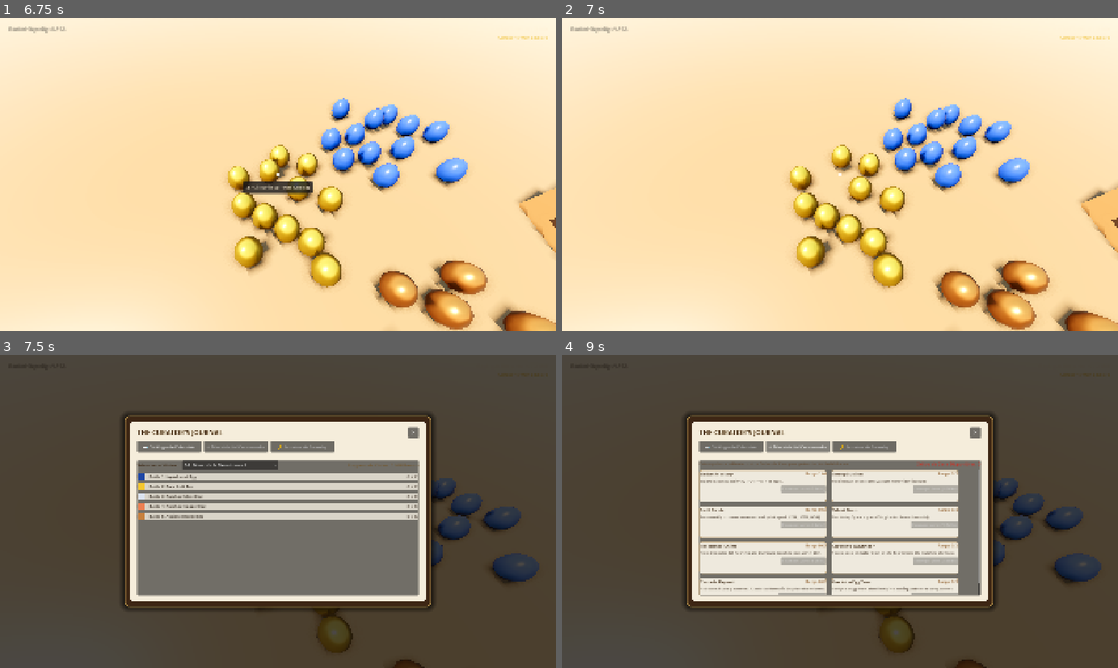
Above: before the commit, frames 1-4 (two rows, left to right).
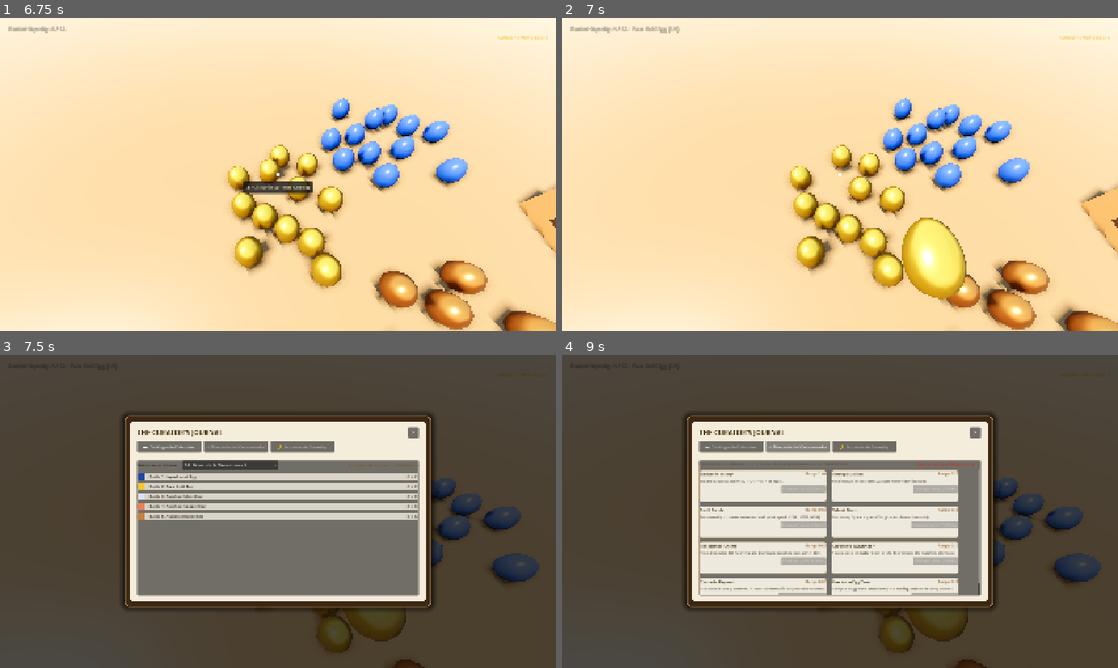
Above: after the commit, the same moments.

Repository: JS-Marinn/the-grand-eggsposition
Game: Godot game, scene res://scenes/ui/main_menu.tscn
Two runs of this game, one before a commit and one after it. Both use one fixed random seed, a clock stepped at 60 frames per second and the inputs below.
Inputs (mouse positions are in pixels of both pictures, inside the frame that each line leads up to):
- Up to frame 1 (6.75 s): click "Play Boutique" at 0.5 s; tap Enter at 1.25, 4.25 s; move the mouse to (305, 174) at 1.27 s; press the mouse at (305, 174) at 1.28 s; hold W (move_forward) 1.28-2.75 s; tap Space at 1.52, 1.82, 2.27, 2.57, 3.5, 4.52, 4.82, 5.27, 5.57, 6.02, 6.32, 6.5 s; move the mouse to (250, 174) at 2.02 s; release the mouse at (250, 174) at 2.03 s; tap Tab (open_journal) at 2.1 s; click (250, 174) at 2.17 s; click "✕" at 2.75 s; move the mouse to (289, 168) at 3.52 s; hold Q (resonance_chime) 3.53-4.28 s; hold W (move_forward) from 3.53 s (still down); click (289, 168) at 3.67 s; move the mouse to (272, 180) at 4.27 s; tap Shift (sprint) at 4.35 s; click (272, 180) at 4.42 s; move the mouse to (316, 177) at 5.02 s; hold G (wayfinder_guidance) 5.03-5.78 s; click (316, 177) at 5.17 s; move the mouse to (233, 171) at 5.77 s; tap V at 5.85 s; click (233, 171) at 5.92 s; move the mouse to (283, 174) at 6.52 s; press the mouse at (283, 174) at 6.53 s
- Up to frame 2 (7 s): keep holding W (move_forward)
- Up to frame 3 (7.5 s): move the mouse to (255, 505) at 7.27 s; release W (move_forward) at 7.28 s; release the mouse at (255, 505) at 7.28 s; hold D (move_right) from 7.28 s (still down); tap Tab (open_journal) at 7.35 s; click (255, 505) at 7.42 s
- Up to frame 4 (9 s): tap Space at 7.52, 7.82 s; release D (move_right) at 8 s; click "📖 Catálogo de Colección" at 8 s; click "⚜ Maestría del Conservador" at 8.75 s

Frame 1 is identical in both runs. In frame 2, 2.4% of the frame differs, in the area x 12-73%, y 2-90%; in frame 3, 0.5%; in frame 4, 0.5%.

Commit message:
feat(player): add first-person held egg viewmodel with mouse wheel cycling and ASMR feedback

Diff:
--- a/scenes/player/player.tscn
+++ b/scenes/player/player.tscn
@@ -25,3 +25,10 @@
 collision_mask = 7
 collide_with_areas = true
 collide_with_bodies = true
+
+[node name="HeldEggRoot" type="Node3D" parent="Camera3D"]
+transform = Transform3D(0.610775, -0.063857, -0.213201, 0.084795, 0.638424, 0.051659, 0.205934, -0.076295, 0.612142, 0.24, -0.22, -0.48)
+visible = false
+
+[node name="HeldEggMesh" type="MeshInstance3D" parent="Camera3D/HeldEggRoot"]
+cast_shadow = 0
--- a/scripts/player/player_controller.gd
+++ b/scripts/player/player_controller.gd
@@ -33,10 +33,25 @@
 var _bob_phase: float = 0.0
 const ACCELERATION: float = 14.0
 const DECELERATION: float = 11.0
+const BASE_EGG_MESH: Mesh = preload("res://assets/models/baseegg_mesh.tres")
 var _current_hologram_showcase: ShowcaseUnit = null
+
+# First-person held egg viewmodel
+var held_egg_root: Node3D = null
+var held_egg_mesh: MeshInstance3D = null
+var held_egg_custom_instance: Node3D = null
+var selected_held_index: int = 0
+var _held_egg_target_pos: Vector3 = Vector3(0.24, -0.22, -0.48)
+var _held_egg_target_rot: Vector3 = Vector3(deg_to_rad(-8.0), deg_to_rad(-20.0), deg_to_rad(6.0))
+var _held_egg_base_scale: Vector3 = Vector3(0.65, 0.65, 0.65)
+var _held_egg_tween: Tween = null
 
 func _ready() -> void:
 	_setup_camera_and_raycast()
+	_setup_held_egg_view()
+	GameManager.egg_collected.connect(_on_egg_collected)
+	GameManager.egg_placed.connect(_on_egg_placed)
+	_update_held_egg_display()
 	Input.mouse_mode = Input.MOUSE_MODE_CAPTURED
 	_target_yaw = rotation.y
 	_target_pitch = camera.rotation.x if camera else 0.0
@@ -68,10 +83,19 @@
 	raycast.collide_with_bodies = true
 
 func _input(event: InputEvent) -> void:
-	# Click window to capture cursor
+	# Click window to capture cursor or handle mouse wheel cycling
 	if event is InputEventMouseButton and event.pressed:
 		if Input.mouse_mode != Input.MOUSE_MODE_CAPTURED:
 			Input.mouse_mode = Input.MOUSE_MODE_CAPTURED
+			get_viewport().set_input_as_handled()
+			return
+
+		if event.button_index == MOUSE_BUTTON_WHEEL_UP:
+			_cycle_held_egg(-1)
+			get_viewport().set_input_as_handled()
+			return
+		elif event.button_index == MOUSE_BUTTON_WHEEL_DOWN:
+			_cycle_held_egg(1)
 			get_viewport().set_input_as_handled()
 			return
 
@@ -201,6 +225,16 @@
 	else:
 		camera.position.y = lerpf(camera.position.y, _base_cam_y, delta * 8.0)
 		camera.position.x = lerpf(camera.position.x, 0.0, delta * 8.0)
+
+	# 4. First-person held egg subtle inertia & breathing sway
+	if held_egg_root and held_egg_root.visible and (not _held_egg_tween or not _held_egg_tween.is_running()):
+		var sway_x: float = 0.0
+		var sway_y: float = 0.0
+		if is_moving:
+			sway_y = sin(_bob_phase * 1.0) * (0.003 * bob_intensity)
+			sway_x = cos(_bob_phase * 0.5) * (0.002 * bob_intensity)
+		held_egg_root.position.x = lerpf(held_egg_root.position.x, _held_egg_target_pos.x + sway_x, delta * 10.0)
+		held_egg_root.position.y = lerpf(held_egg_root.position.y, _held_egg_target_pos.y + sway_y, delta * 10.0)
 
 func _physics_process(delta: float) -> void:
 	if space_double_tap_timer > 0.0:
@@ -477,7 +511,11 @@
 
 	var target_egg: EggData = egg_data
 
-	# Priority 1: Egg in player basket
+	# Priority 1: Current held egg in basket
+	if not target_egg:
+		target_egg = get_current_held_egg()
+
+	# Priority 2: Any egg in player basket (fallback)
 	if not target_egg and not GameManager.player_basket.is_empty():
 		target_egg = GameManager.player_basket[0]
 
@@ -562,3 +600,182 @@
 	if sm and "mouse_sensitivity" in sm:
 		return sm.mouse_sensitivity
 	return mouse_sensitivity
+
+## =========================================================================
+## FIRST-PERSON HELD EGG VIEWMODEL (COZY BOUTIQUE CURATION)
+## =========================================================================
+
+func _setup_held_egg_view() -> void:
+	if not camera:
+		camera = get_node_or_null("Camera3D")
+	if camera:
+		held_egg_root = camera.get_node_or_null("HeldEggRoot")
+		if not held_egg_root:
+			held_egg_root = Node3D.new()
+			held_egg_root.name = "HeldEggRoot"
+			held_egg_root.position = _held_egg_target_pos
+			held_egg_root.rotation = _held_egg_target_rot
+			held_egg_root.scale = _held_egg_base_scale
+			held_egg_root.visible = false
+			camera.add_child(held_egg_root)
+
+		held_egg_mesh = held_egg_root.get_node_or_null("HeldEggMesh")
+		if not held_egg_mesh:
+			held_egg_mesh = MeshInstance3D.new()
+			held_egg_mesh.name = "HeldEggMesh"
+			held_egg_mesh.cast_shadow = GeometryInstance3D.SHADOW_CASTING_SETTING_OFF
+			held_egg_mesh.mesh = BASE_EGG_MESH
+			held_egg_root.add_child(held_egg_mesh)
+
+func get_current_held_egg() -> EggData:
+	if GameManager.player_basket.is_empty():
+		return null
+	var basket_count: int = GameManager.player_basket.size()
+	selected_held_index = clampi(selected_held_index, 0, basket_count - 1)
+	return GameManager.player_basket[selected_held_index]
+
+func _cycle_held_egg(direction: int) -> void:
+	if GameManager.player_basket.is_empty():
+		return
+
+	var basket_count: int = GameManager.player_basket.size()
+	if basket_count <= 1:
+		AudioManager.play_ui_hover()
+		_animate_held_egg_switch(direction)
+		return
+
+	selected_held_index = posmod(selected_held_index + direction, basket_count)
+	AudioManager.play_ui_hover()
+	_animate_held_egg_switch(direction)
+	_notify_hud_held_egg_changed()
+
+func _update_held_egg_display(_animate: bool = false) -> void:
+	if not held_egg_root:
+		return
+
+	if GameManager.player_basket.is_empty():
+		held_egg_root.visible = false
+		if is_instance_valid(held_egg_custom_instance):
+			held_egg_custom_instance.queue_free()
+			held_egg_custom_instance = null
+		return
+
+	selected_held_index = clampi(selected_held_index, 0, GameManager.player_basket.size() - 1)
+	var egg: EggData = GameManager.player_basket[selected_held_index]
+	if not egg:
+		held_egg_root.visible = false
+		return
+
+	held_egg_root.visible = true
+
+	# Clean up previous custom visual instance if any
+	if is_instance_valid(held_egg_custom_instance):
+		held_egg_custom_instance.queue_free()
+		held_egg_custom_instance = null
+
+	if egg.custom_scene:
+		if held_egg_mesh:
+			held_egg_mesh.visible = false
+		held_egg_custom_instance = egg.custom_scene.instantiate() as Node3D
+		if held_egg_custom_instance:
+			held_egg_custom_instance.name = "HeldEggCustomVisual"
+			held_egg_root.add_child(held_egg_custom_instance)
+			_disable_shadows_recursive(held_egg_custom_instance)
+	else:
+		if held_egg_mesh:
+			held_egg_mesh.visible = true
+			held_egg_mesh.mesh = BASE_EGG_MESH
+			var mat: StandardMaterial3D = StandardMaterial3D.new()
+			mat.albedo_color = egg.albedo_color
+			if egg.albedo_texture:
+				mat.albedo_texture = egg.albedo_texture
+			mat.roughness = egg.roughness
+			mat.metallic = egg.metallic
+			held_egg_mesh.material_override = mat
+
+func _disable_shadows_recursive(node: Node) -> void:
+	if node is GeometryInstance3D:
+		node.cast_shadow = GeometryInstance3D.SHADOW_CASTING_SETTING_OFF
+	for child in node.get_children():
+		_disable_shadows_recursive(child)
+
+func _animate_held_egg_switch(direction: int) -> void:
+	if not held_egg_root:
+		_update_held_egg_display(false)
+		return
+
+	if _held_egg_tween and _held_egg_tween.is_valid():
+		_held_egg_tween.kill()
+
+	_held_egg_tween = create_tween()
+	var dip_pos: Vector3 = _held_egg_target_pos + Vector3(0.0, -0.05, 0.02)
+	var dip_rot: Vector3 = _held_egg_target_rot + Vector3(deg_to_rad(-5.0), deg_to_rad(float(direction) * 8.0), deg_to_rad(-float(direction) * 6.0))
+
+	# Silky quick dip down
+	_held_egg_tween.tween_property(held_egg_root, "position", dip_pos, 0.07).set_trans(Tween.TRANS_SINE).set_ease(Tween.EASE_IN)
+	_held_egg_tween.parallel().tween_property(held_egg_root, "rotation", dip_rot, 0.07).set_trans(Tween.TRANS_SINE).set_ease(Tween.EASE_IN)
+
+	# Swap visual at bottom of dip
+	_held_egg_tween.tween_callback(func():
+		_update_held_egg_display(false)
+	)
+
+	# Pop back up with tactile spring
+	_held_egg_tween.tween_property(held_egg_root, "position", _held_egg_target_pos, 0.13).set_trans(Tween.TRANS_BACK).set_ease(Tween.EASE_OUT)
+	_held_egg_tween.parallel().tween_property(held_egg_root, "rotation", _held_egg_target_rot, 0.13).set_trans(Tween.TRANS_BACK).set_ease(Tween.EASE_OUT)
+
+func _animate_held_egg_appear() -> void:
+	if not held_egg_root:
+		return
+	if _held_egg_tween and _held_egg_tween.is_valid():
+		_held_egg_tween.kill()
+
+	held_egg_root.visible = true
+	var start_pos: Vector3 = _held_egg_target_pos + Vector3(0.04, -0.16, 0.08)
+	var start_rot: Vector3 = _held_egg_target_rot + Vector3(deg_to_rad(-15.0), deg_to_rad(-10.0), 0.0)
+	held_egg_root.position = start_pos
+	held_egg_root.rotation = start_rot
+
+	_held_egg_tween = create_tween()
+	_held_egg_tween.tween_property(held_egg_root, "position", _held_egg_target_pos, 0.22).set_trans(Tween.TRANS_BACK).set_ease(Tween.EASE_OUT)
+	_held_egg_tween.parallel().tween_property(held_egg_root, "rotation", _held_egg_target_rot, 0.22).set_trans(Tween.TRANS_BACK).set_ease(Tween.EASE_OUT)
+
+func _animate_held_egg_disappear() -> void:
+	if not held_egg_root:
+		return
+	if _held_egg_tween and _held_egg_tween.is_valid():
+		_held_egg_tween.kill()
+
+	var end_pos: Vector3 = _held_egg_target_pos + Vector3(0.04, -0.16, 0.08)
+	_held_egg_tween = create_tween()
+	_held_egg_tween.tween_property(held_egg_root, "position", end_pos, 0.14).set_trans(Tween.TRANS_SINE).set_ease(Tween.EASE_IN)
+	_held_egg_tween.tween_callback(func():
+		if GameManager.player_basket.is_empty():
+			held_egg_root.visible = false
+	)
+
+func _on_egg_collected(_egg: EggData) -> void:
+	var prev_count: int = GameManager.player_basket.size() - 1
+	if prev_count <= 0:
+		# First egg collected into basket: show it with appear animation
+		selected_held_index = 0
+		_update_held_egg_display(false)
+		_animate_held_egg_appear()
+	else:
+		selected_held_index = clampi(selected_held_index, 0, GameManager.player_basket.size() - 1)
+		_update_held_egg_display(false)
+	_notify_hud_held_egg_changed()
+
+func _on_egg_placed(_egg: EggData, _showcase: int, _dozen: int) -> void:
+	if GameManager.player_basket.is_empty():
+		selected_held_index = 0
+		_animate_held_egg_disappear()
+	else:
+		selected_held_index = clampi(selected_held_index, 0, GameManager.player_basket.size() - 1)
+		_update_held_egg_display(false)
+	_notify_hud_held_egg_changed()
+
+func _notify_hud_held_egg_changed() -> void:
+	var hud = get_tree().root.find_child("HUD", true, false)
+	if hud and hud.has_method("_update_hud"):
+		hud._update_hud()
--- a/scripts/ui/hud.gd
+++ b/scripts/ui/hud.gd
@@ -97,7 +97,13 @@
 
 func _update_hud() -> void:
 	if basket_label:
-		basket_label.text = tr("UI_BASKET_CAPACITY") % [GameManager.player_basket.size(), GameManager.max_basket_capacity]
+		var basket_text: String = tr("UI_BASKET_CAPACITY") % [GameManager.player_basket.size(), GameManager.max_basket_capacity]
+		var player = get_tree().root.find_child("Player", true, false)
+		if player and player.has_method("get_current_held_egg") and not GameManager.player_basket.is_empty():
+			var held: EggData = player.get_current_held_egg()
+			if held:
+				basket_text += " • %s (%d/%d)" % [held.get_display_name(), player.selected_held_index + 1, GameManager.player_basket.size()]
+		basket_label.text = basket_text
 	if progress_label:
 		var raw_text: String = tr("UI_TOTAL_PROGRESS")
 		if "%s /" in raw_text or "%s/" in raw_text:
--- a/tools/verify_project.gd
+++ b/tools/verify_project.gd
@@ -24,6 +24,7 @@
 	_check_localization()
 	_check_placement_hologram()
 	_check_wayfinder_system()
+	_check_held_egg_viewmodel()
 
 	print("\n-------------------------------------------------------")
 	print("📊 VERIFICATION SUMMARY:")
@@ -478,3 +479,96 @@
 		_fail("PlayerController missing wayfinder trigger methods")
 
 	game_scene.queue_free()
+
+## 8. Verify First-Person Held Egg Viewmodel & Mouse Wheel Cycling
+func _check_held_egg_viewmodel() -> void:
+	print("\n8. First-Person Held Egg Viewmodel & Wheel Cycling:")
+	var player_scene: PackedScene = load("res://scenes/player/player.tscn")
+	if not player_scene:
+		_fail("Could not load res://scenes/player/player.tscn")
+		return
+
+	var player = player_scene.instantiate()
+	add_child(player)
+
+	# 1. Check node hierarchy
+	if player.held_egg_root and player.held_egg_mesh:
+		_pass("Player has HeldEggRoot and HeldEggMesh nodes configured under Camera3D")
+	else:
+		_fail("Player missing HeldEggRoot or HeldEggMesh nodes")
+
+	# 2. Check initial empty basket state
+	var gm = get_node_or_null("/root/GameManager")
+	if not gm:
+		_fail("GameManager autoload not found")
+		player.queue_free()
+		return
+
+	gm.player_basket.clear()
+	player._update_held_egg_display(false)
+	if not player.held_egg_root.visible and player.get_current_held_egg() == null:
+		_pass("Viewmodel is hidden when player basket is empty")
+	else:
+		_fail("Viewmodel is visible with empty basket")
+
+	# 3. Add eggs to basket: Gold Egg and Pure Copper Egg
+	var egg1 = gm.get_egg_data(1) # Gold
+	var egg4 = gm.get_egg_for_showcase_dozen(1, 4) # Pure Copper
+	if not egg1 or not egg4:
+		_fail("Failed to retrieve sample egg resources")
+		player.queue_free()
+		return
+
+	gm.add_to_basket(egg1)
+	player._on_egg_collected(egg1)
+	if player.held_egg_root.visible and player.get_current_held_egg() == egg1:
+		_pass("Picking up first egg makes viewmodel visible showing held egg (Gold)")
+	else:
+		_fail("Picking up egg failed to show active held egg viewmodel")
+
+	gm.add_to_basket(egg4)
+	player._on_egg_collected(egg4)
+	if player.get_current_held_egg() == egg1 and player.selected_held_index == 0:
+		_pass("Second egg added to basket maintains first egg as initially displayed")
+	else:
+		_fail("Adding second egg unexpectedly changed selected held index")
+
+	# 4. Mouse wheel cycling
+	# Cycle forward (+1)
+	player._cycle_held_egg(1)
+	if player.selected_held_index == 1 and player.get_current_held_egg() == egg4:
+		_pass("Mouse wheel down (+1) cycles to next held egg (Pure Copper)")
+	else:
+		_fail("Mouse wheel cycle forward failed: index=%d" % player.selected_held_index)
+
+	# Cycle wrap forward (+1 -> wrap to 0)
+	player._cycle_held_egg(1)
+	if player.selected_held_index == 0 and player.get_current_held_egg() == egg1:
+		_pass("Mouse wheel cycling wraps seamlessly from end to beginning (index 0)")
+	else:
+		_fail("Mouse wheel cycle wrap failed: index=%d" % player.selected_held_index)
+
+	# Cycle backward (-1 -> wrap to 1)
+	player._cycle_held_egg(-1)
+	if player.selected_held_index == 1 and player.get_current_held_egg() == egg4:
+		_pass("Mouse wheel up (-1) cycles backwards with wrap (index 1)")
+	else:
+		_fail("Mouse wheel backwards cycle failed: index=%d" % player.selected_held_index)
+
+	# 5. Synergy with Wayfinder guidance: picking target_egg from current held selection
+	var wf_egg = player.get_current_held_egg()
+	if wf_egg == egg4:
+		_pass("Wayfinder targeting inherits current held egg (Pure Copper)")
+	else:
+		_fail("Held egg does not match expected selection for Wayfinder")
+
+	# 6. Depositing / emptying basket hides viewmodel
+	gm.player_basket.clear()
+	player._on_egg_placed(egg4, 1, 4)
+	player._update_held_egg_display(false)
+	if not player.held_egg_root.visible and player.get_current_held_egg() == null:
+		_pass("Emptying basket hides held egg viewmodel and resets held state cleanly")
+	else:
+		_fail("Held egg viewmodel remained visible after clearing basket")
+
+	player.queue_free()
Not shown, added: assets/shaders/wayfinder_beacon.gdshader.uid
Not shown, added: assets/shaders/wayfinder_trail.gdshader.uid
Not shown, added: scripts/systems/wayfinder_system.gd.uid
